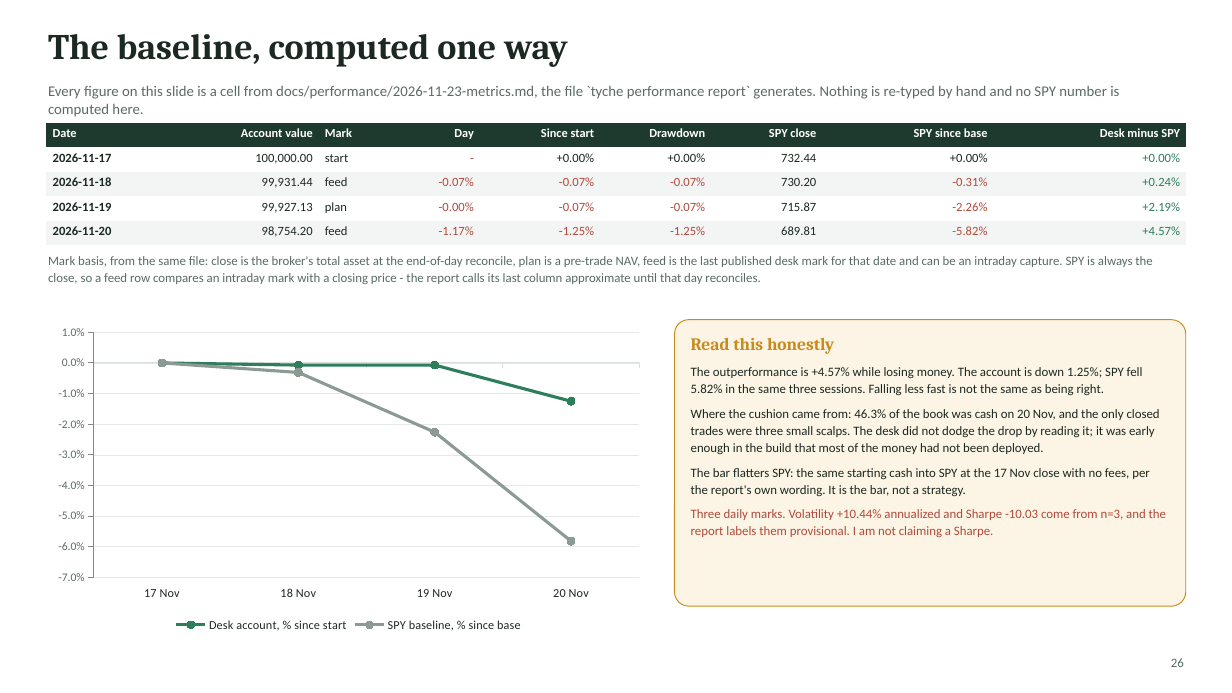
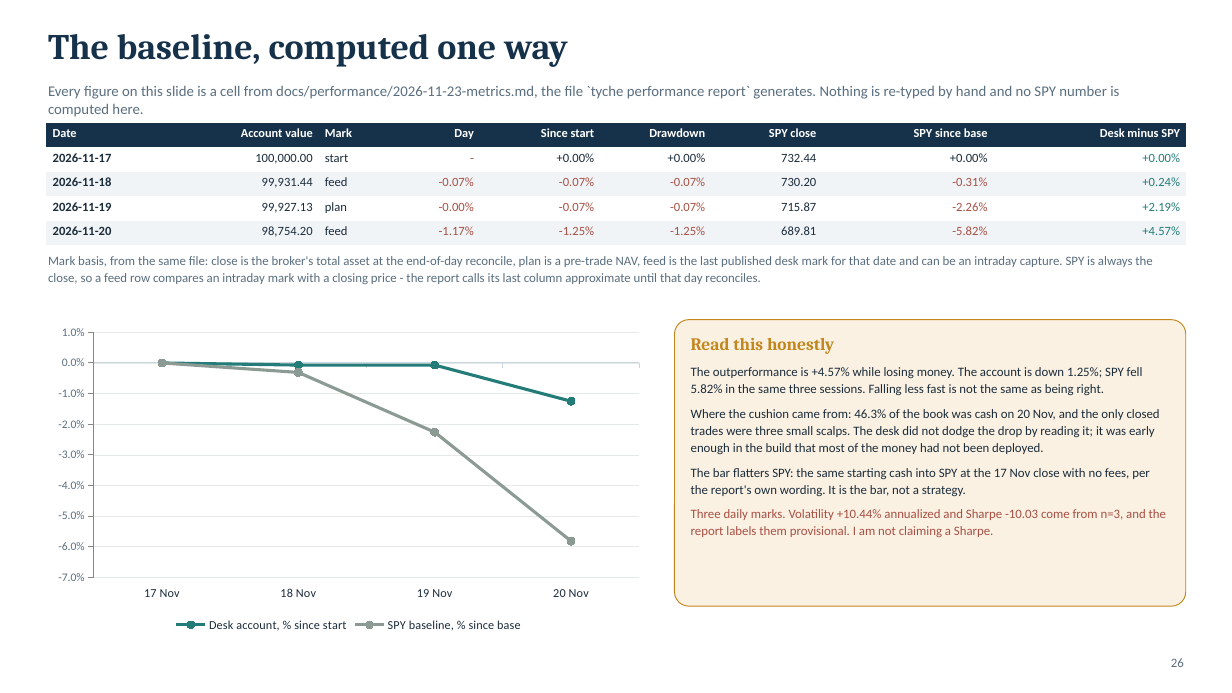
Before and after one commit to aloisohzh/tyche, a slide deck: slide 26 of docs/competition/deck/tyche-competition-deck.pptx. Drawn at 1232x693 pixels with LibreOffice and Linux fonts; fonts in the diff are those of the drawing. Boxes give left, top, right and bottom in pixels: in the first picture for what was removed or moved away, otherwise in the second. Text is boxed around its words. In the diff, an @@ line names an element or a change of style, - is before the commit and + after.

Commit message:
Competition deck: light blue and silver theme with generated artwork
The deck read as a wall of text on dark green. A submission judged partly on
presentation needs the architecture to be legible at a glance, so the four
structural slides now carry node glyphs and the whole deck moves to a light
blue, silver and white palette.

The four hue families stay semantic rather than decorative: blue is the
deterministic layer, green the advisory layer, amber a human decision, brick a
channel that may observe or alert but never control. Recolouring one into
another would change what the diagrams assert, so only the chrome moved.

Every component label is still a native shape, so the artwork cannot invent a
fact about the system. prepare_assets.py turns the generator's scratch PNGs
into the committed JPEG backdrops and trimmed, transparent icon cutouts;
build_deck.py reads only assets/, so a rebuild works without the originals.

```diff
--- a/docs/competition/deck/tyche-competition-deck.pptx
+++ b/docs/competition/deck/tyche-competition-deck.pptx
@@ text "The baseline, computed one way" at [48,34,568,67]: text colour #1C2822 to #16324A @@
@@ table at [46,123,1184,246] @@
@@ fill #1E3A2F to #16324A in row 1 @@
@@ fill #F3F5F4 to #F1F4F7 in 18 cells @@
@@ text colour #1C2822 to #1B2C3B in "2026-11-17", "100,000.00", "start", "+0.00%" and 15 more places @@
@@ text colour #B04A3C to #A85044 in "-", "-0.07%", "-0.07%", "-0.07%" and 9 more places @@
@@ text colour #2E7D5B to #247C78 in "+0.00%", "+0.24%", "+2.19%", "+4.57%" @@
@@ line chart at [46,320,652,636] @@
@@ colour of Desk account, % since start #2E7D5B to #247C78 @@
@@ category axis changed @@
@@ value axis changed @@
@@ lettering changed @@
@@ rounded rectangle "Read this honestly" at [675,320,1186,606]: text colour #C98A1B to #C2861C in "Read this honestly"; text colour #1C2822 to #1B2C3B in "The outperformance is +4.57% while losing money. ...", "Where the cushion came from: 46.3% of ...", "The bar flatters SPY: the same starting ..."; text colour #B04A3C to #A85044 in "Three daily marks. Volatility +10.44% annualized and ..."; fill #FCF4E4 to #FAF1E2; outline #C98A1B 0.75 pt to #C2861C 0.75 pt @@
@@ text colour #5B6B63 to #5A6E7F in 3 elements at [48,85,1119,117], [48,256,1152,284], [1171,658,1184,667] @@
```
Also in this commit, not shown: 33 other slides changed, 18 other files.
